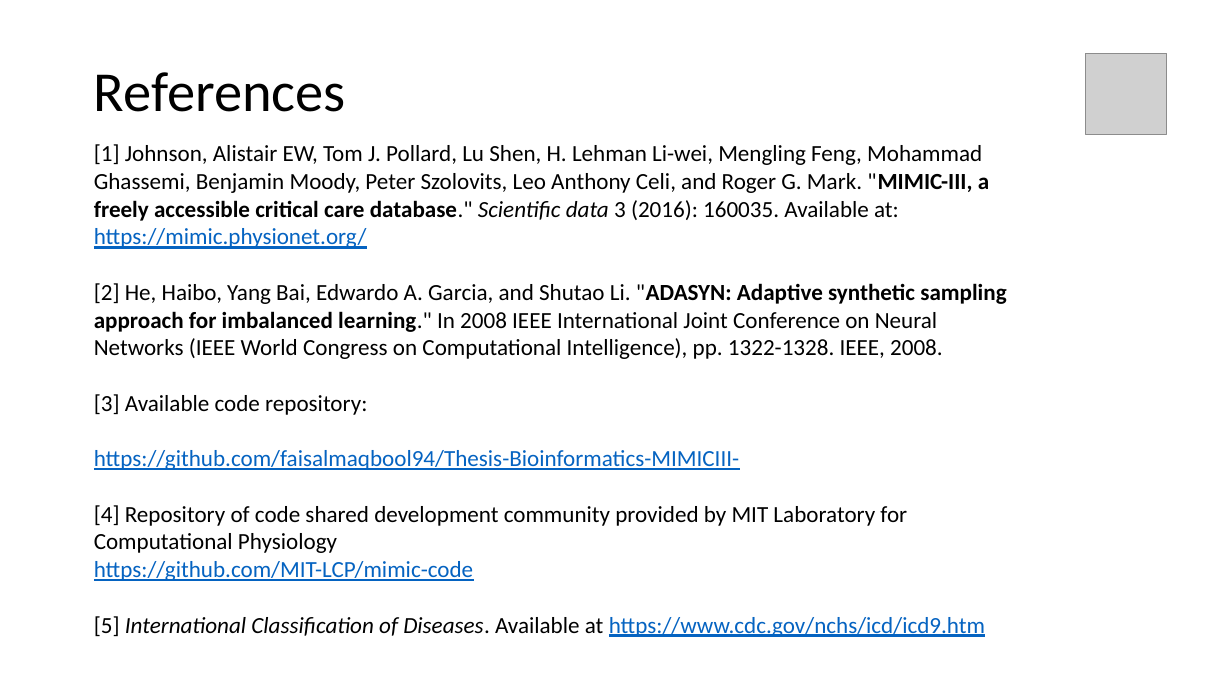
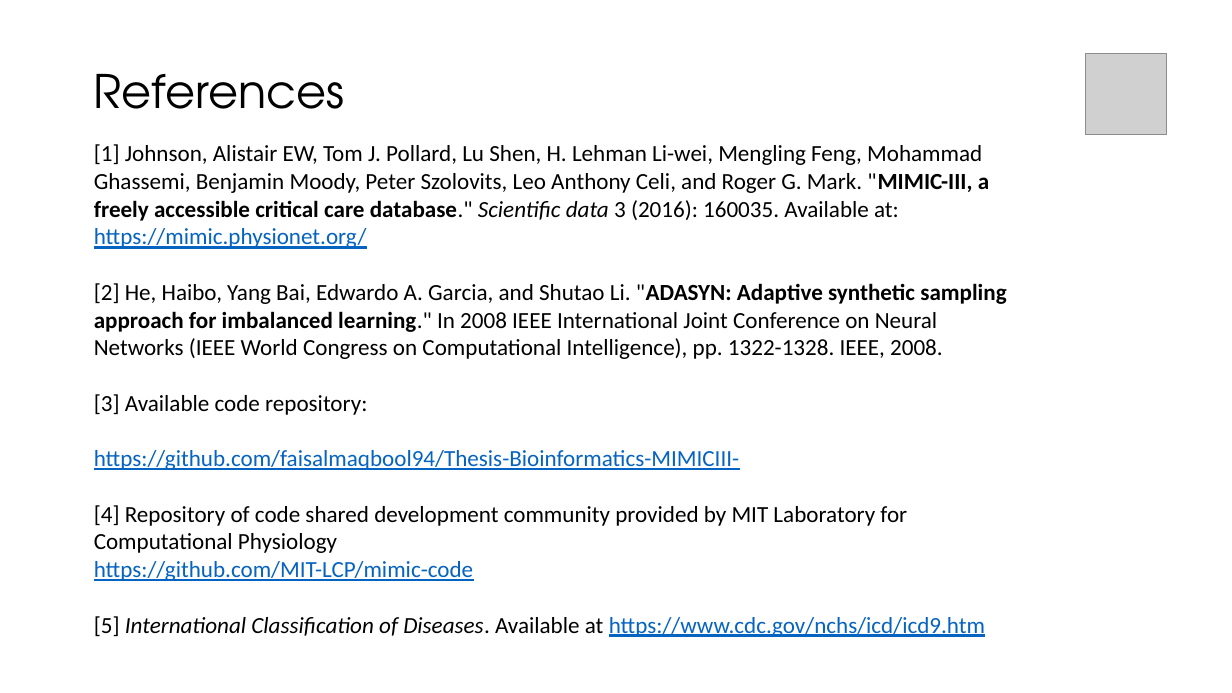
Before and after one commit to fmqbl/Predicting-Post-Procedural-Complications-Using-MIMICIII, a slide deck: slide 26 of ClinicalOutcomes.pptx (slide 25 before the commit). Drawn at 1232x693 pixels with LibreOffice and Linux fonts; fonts in the diff are those of the drawing; grey boxes stand for pictures. Boxes give left, top, right and bottom in pixels: in the first picture for what was removed or moved away, otherwise in the second. Text is boxed around its words. In the diff, an @@ line names an element or a change of style, - is before the commit and + after.

```diff
--- a/ClinicalOutcomes.pptx
+++ b/ClinicalOutcomes.pptx
@@ title "References" at bbox=[94, 74, 344, 109]: size 44 to 36 pt, font Calibri to TeX Gyre Adventor @@
```
Also in this commit, not shown: 11 other slides changed, 2 slides added, 8 other files.
